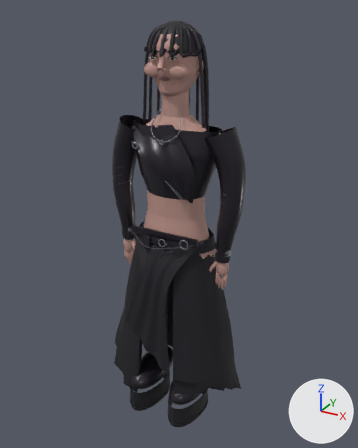
The glTF model src/assets/avatars/look-6-crowd.glb as it was, and as the next commit left it.
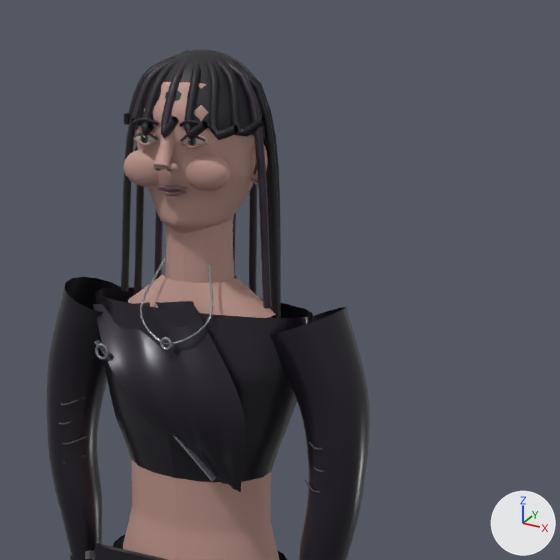
There are two pictures of each version: one whole from a camera (50 mm lens) standing at (1.135, -2.03, 2.132) and looking at (0.004, 0.026, 1.104), one close up on the part from 26% to 91% of the width and 0% to 52% of the height. The axes (+X, +Y, +Z) are drawn at lower right. The lights are the same throughout. The last two pictures show the newer version. Where no turn or scale is listed for an object, it has been applied to the vertices. Vertices at exactly the same position are counted once.

Script lines for the objects in view, before the commit:
```python
me_mesh_15 = bpy.data.meshes.new('Mesh_15')
me_mesh_15.from_pydata(...)  # 2390 vertices, 4552 faces; spans x 0.215..0.58, y -0.4..-0.142, z 2.065..3.052
me_mesh_15.materials.append(mat_skin)  # pink #bf968c
me_mesh_20 = bpy.data.meshes.new('Mesh_20')
me_mesh_20.from_pydata(...)  # 1320 vertices, 2470 faces; spans x 0.232..0.564, y -0.384..-0.113, z 2.48..3.064
me_mesh_20.materials.append(mat_hair)  # black #16131c
me_mesh_24 = bpy.data.meshes.new('Mesh_24')
me_mesh_24.from_pydata(...)  # 721 vertices, 1308 faces; spans x 0.164..0.631, y -0.408..-0.118, z 2.035..2.63
me_mesh_24.materials.append(mat_leather)  # black #242029
me_mesh_25 = bpy.data.meshes.new('Mesh_25')
me_mesh_25.from_pydata(...)  # 1941 vertices, 3584 faces; spans x 0.0..0.793, y -0.504..0.0, z 1.061..2.08
me_mesh_25.materials.append(mat_inner)  # black #18171f
me_mesh_9 = bpy.data.meshes.new('Mesh_9')
me_mesh_9.from_pydata(...)  # 336 vertices, 640 faces; spans x 0.328..0.531, y -0.336..-0.172, z 0.407..1.032
me_mesh_9.materials.append(mat_leather)  # black #242029
ob_mesh_15 = bpy.data.objects.new('Mesh_15', me_mesh_15)
ob_mesh_15.location = (-0.397, 0.254, -0.99)
ob_mesh_20 = bpy.data.objects.new('Mesh_20', me_mesh_20)
ob_mesh_20.location = (-0.397, 0.254, -0.99)
ob_mesh_24 = bpy.data.objects.new('Mesh_24', me_mesh_24)
ob_mesh_24.location = (-0.397, 0.254, -0.99)
ob_mesh_25 = bpy.data.objects.new('Mesh_25', me_mesh_25)
ob_mesh_25.location = (-0.397, 0.254, -0.99)
ob_mesh_9 = bpy.data.objects.new('Mesh_9', me_mesh_9)
ob_mesh_9.location = (-0.168, 0.254, 0.605)
# also in view: 'Mesh_0' at (-0.261, 0.0, 1.325); 'Mesh_23' at (0.009, -0.002, 1.816); 'Mesh_21' at (-0.003, -0.08, 1.459)
```
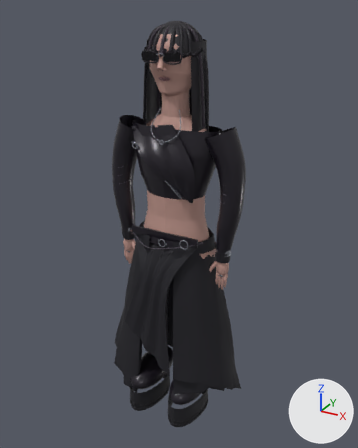
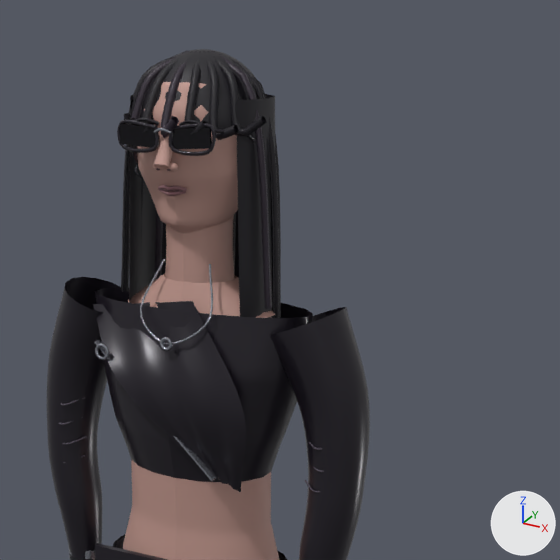
Boxes (x1, y1, x2, y2) around the edits, measured in the close-ups (560 x 560 px):
'Mesh_24', reshaped
    before: (93, 287, 313, 560)
    after: (120, 123, 212, 149)
'Mesh_25', reshaped (mostly hidden before)
    before: (112, 535, 287, 559)
    after: (93, 119, 313, 560)
part 1 of me_mesh_15, deleted
    before: (123, 149, 158, 187)
part 2 of me_mesh_15, deleted
    before: (186, 153, 230, 191)
part 3 of me_mesh_20, added (black)
    after: (122, 68, 275, 318)
part 4 of me_mesh_24, added (black)
    after: (120, 123, 212, 149)
part 5 of me_mesh_25, added
    after: (117, 119, 159, 153)
part 6 of me_mesh_25, added (black)
    after: (169, 123, 216, 156)
part 7 of me_mesh_25, added
    after: (215, 129, 257, 143)

What the commit changed:
Material 'lens' (mat_lens) is new.
Its base color is (0.00335, 0.00273, 0.00561) (black #0b0911).
Its metallic is 0.35.
Its roughness is 0.08.
me_mesh_15 is used by ob_mesh_15; location (-0.397, 0.254, -0.99).
me_mesh_15 had 2390 vertices, 4552 faces and spanned x 0.215..0.58, y -0.4..-0.142, z 2.065..3.052.
me_mesh_15 now has 2162 vertices, 4104 faces and spans x 0.215..0.58, y -0.4..-0.142, z 2.065..3.052.
me_mesh_15 part 1: the loose piece of 114 vertices spanning x 0.287..0.381, y -0.364..-0.318, z 2.832..2.898 is deleted.
me_mesh_15 part 2: the loose piece of 114 vertices spanning x 0.413..0.507, y -0.364..-0.318, z 2.832..2.898 is deleted.
me_mesh_20 is used by ob_mesh_20; location (-0.397, 0.254, -0.99).
me_mesh_20 had 1320 vertices, 2470 faces and spanned x 0.232..0.564, y -0.384..-0.113, z 2.48..3.064.
me_mesh_20 now has 3238 vertices, 5702 faces and spans x 0.232..0.564, y -0.384..-0.11, z 2.48..3.064.
me_mesh_20 part 3: 1918 vertices added at x 0.237..0.558, y -0.319..-0.11, z 2.48..3.055.
me_mesh_24 is used by ob_mesh_24; location (-0.397, 0.254, -0.99).
me_mesh_24 had 721 vertices, 1308 faces and spanned x 0.164..0.631, y -0.408..-0.118, z 2.035..2.63.
me_mesh_24 no longer uses material mat_leather (black #242029).
me_mesh_24 now has 16 vertices, 24 faces and spans x 0.304..0.49, y -0.38..-0.375, z 2.904..2.944.
me_mesh_24 part 4: 16 vertices added at x 0.304..0.49, y -0.38..-0.375, z 2.904..2.944.
Other edits to the shape of me_mesh_24 do not show in these pictures.
me_mesh_24 gains material mat_lens (black #0b0911).
me_mesh_25 is used by ob_mesh_25; location (-0.397, 0.254, -0.99).
me_mesh_25 had 1941 vertices, 3584 faces and spanned x 0.0..0.793, y -0.504..0.0, z 1.061..2.08.
me_mesh_25 no longer uses material mat_inner (black #18171f).
me_mesh_25 now has 1249 vertices, 2316 faces and spans x 0.164..0.631, y -0.408..-0.118, z 2.035..2.95.
me_mesh_25 part 5: a new loose piece of 150 vertices spanning x 0.297..0.387, y -0.385..-0.372, z 2.895..2.95, in mat_leather (black #242029).
me_mesh_25 part 6: a new loose piece of 150 vertices spanning x 0.407..0.498, y -0.385..-0.372, z 2.895..2.95, in mat_leather (black #242029).
me_mesh_25 part 7: a new loose piece of 114 vertices spanning x 0.489..0.53, y -0.375..-0.242, z 2.887..2.941, in mat_leather (black #242029).
Other edits to the shape of me_mesh_25 do not show in these pictures.
me_mesh_25 gains material mat_leather (black #242029).
